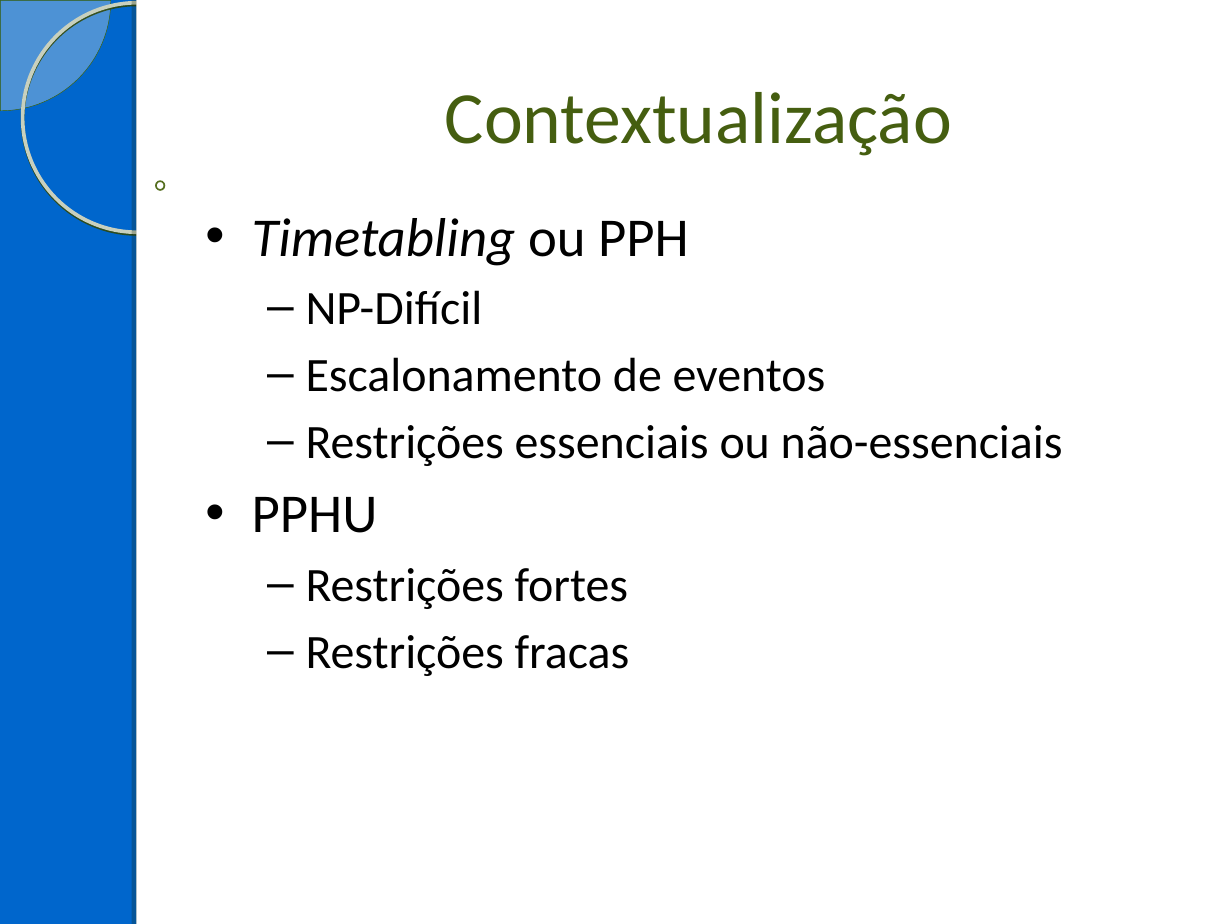
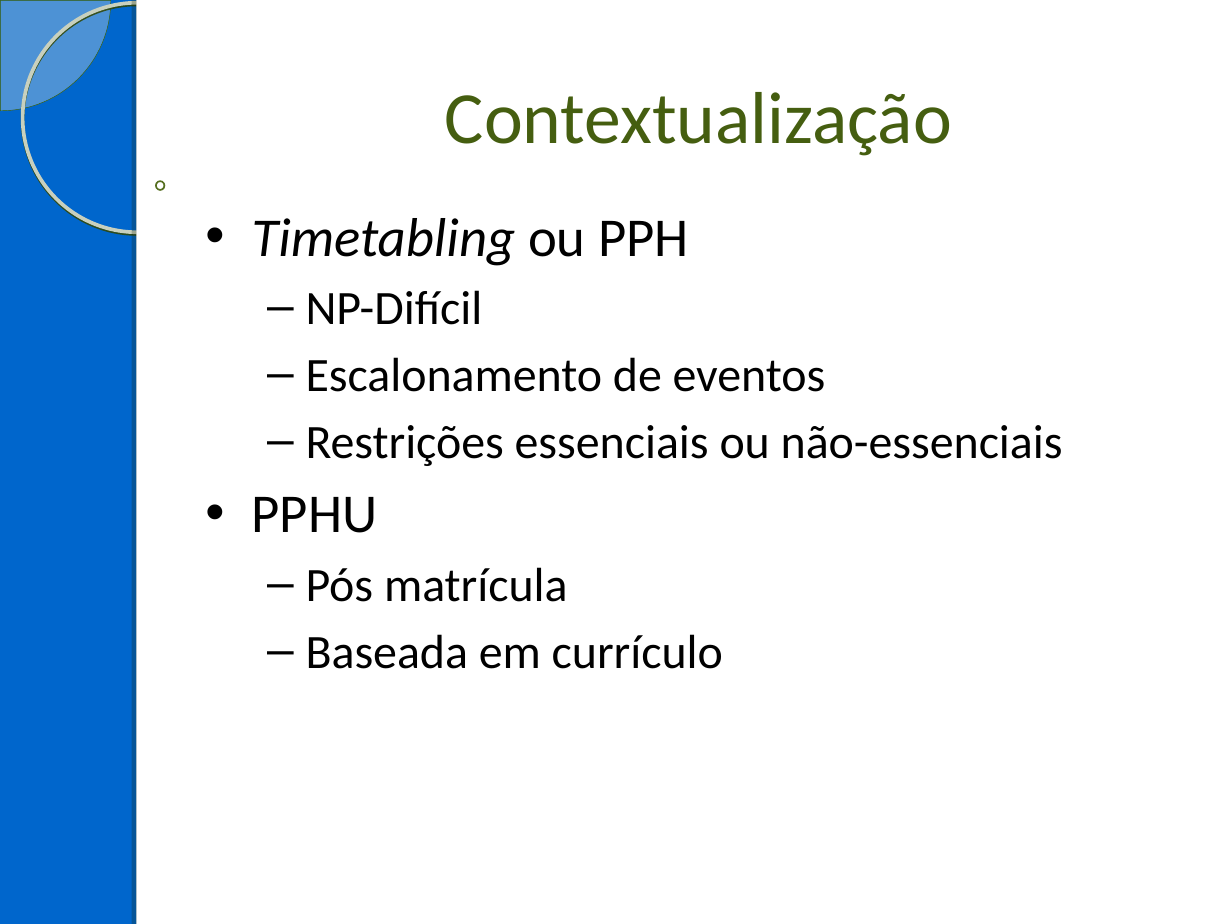
Before and after one commit to Hanniere/projeto-final-ipo, a slide deck: slide 2 of Apresentação/Apresentação.ppt. Drawn at 1232x924 pixels with LibreOffice and Linux fonts; fonts in the diff are those of the drawing; background and template pictures are left out. Boxes give left, top, right and bottom in pixels: in the first picture for what was removed or moved away, otherwise in the second. Text is boxed around its words. In the diff, an @@ line names an element or a change of style, - is before the commit and + after.

```diff
--- a/Apresentação/Apresentação.ppt
+++ b/Apresentação/Apresentação.ppt
@@ text at [306, 567, 723, 669]: text changed @@
-  – Restrições fortes
-  – Restrições fracas
+  – Pós matrícula
+  – Baseada em currículo
```
Also in this commit, not shown: 5 slides added, 1 other file.
